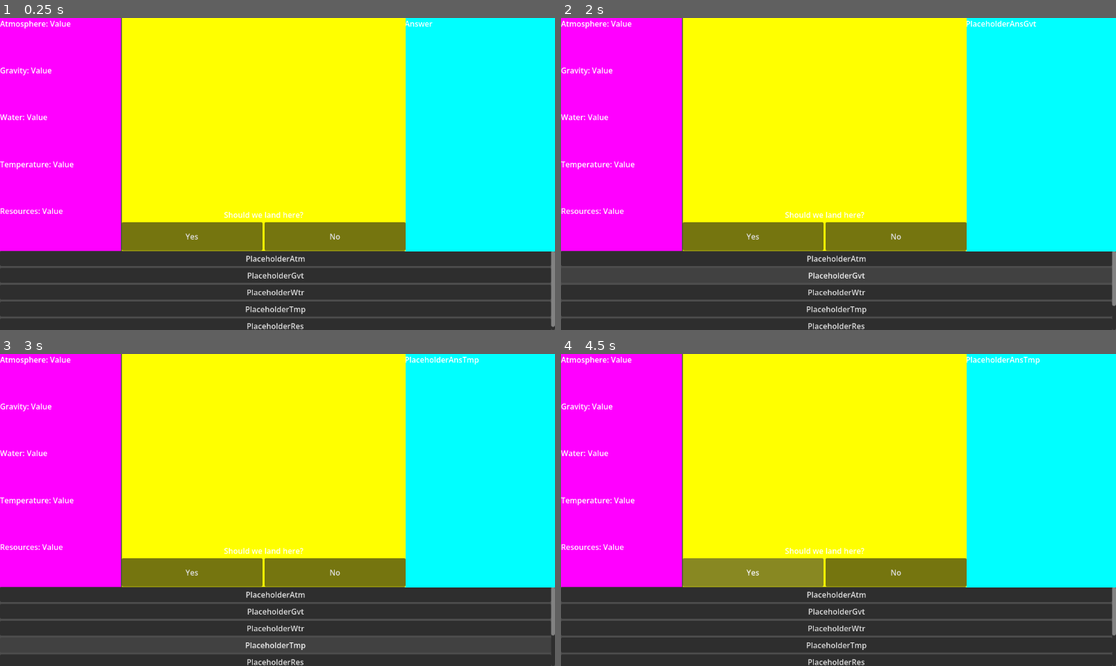
Above: before the commit, frames 1-4 (two rows, left to right).
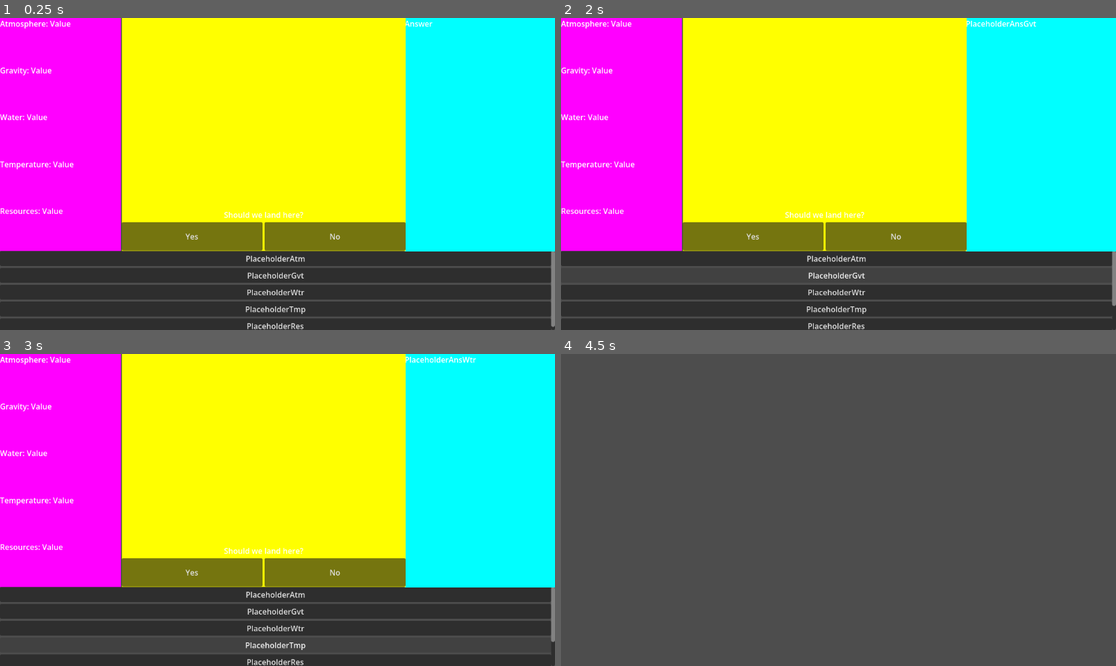
Above: after the commit, the same moments.

Repository: mattefwe/veiled-worlds
Game: Godot game, scene res://scenes/dialogue_scene.tscn
Same seed, same stepped clock (60 frames per second), same inputs: the game is played once before the commit and once after it. The project has no main scene, so this scene is started directly.
Inputs:
- Up to frame 1 (0.25 s): no input
- Up to frame 2 (2 s): click "PlaceholderAtm" at 0.5 s; click "PlaceholderGvt" at 1.25 s
- Up to frame 3 (3 s): click "PlaceholderWtr" at 2 s; click "PlaceholderTmp" at 2.75 s
- Up to frame 4 (4.5 s): click "PlaceholderRes" at 3.5 s; click "Yes" at 4.25 s

Frames 1-2 are identical in both runs. In frame 3, less than 0.1% of the frame differs, in the area x 83-100%, y 0-93%; in frame 4, 97%, in the area x 0-100%, y 0-100%.

Commit message:
fix: corrected max number of questions

Diff:
--- a/veiled-worlds-game/scenes/dialogue_scene.tscn
+++ b/veiled-worlds-game/scenes/dialogue_scene.tscn
@@ -1,7 +1,9 @@
 [gd_scene format=3 uid="uid://cw8hxaperah27"]
 
 [ext_resource type="Script" uid="uid://d0s7ptyxb3hoi" path="res://scripts/instantiate_questions.gd" id="1_3l5nu"]
-[ext_resource type="Script" uid="uid://difq4kjaniwyk" path="res://scenes/sensors.gd" id="1_cno1m"]
+[ext_resource type="Script" uid="uid://difq4kjaniwyk" path="res://scripts/sensors.gd" id="1_cno1m"]
+[ext_resource type="Script" uid="uid://ctanetr7xrldq" path="res://scripts/buttonyes.gd" id="3_qpcyj"]
+[ext_resource type="Script" uid="uid://cx6mshbxmj6l4" path="res://scripts/buttonno.gd" id="4_bhyd5"]
 
 [node name="DialogueScene" type="Control" unique_id=2049827529]
 layout_mode = 3
@@ -159,8 +161,13 @@
 layout_mode = 2
 size_flags_horizontal = 3
 text = "Yes"
+script = ExtResource("3_qpcyj")
 
 [node name="Button2" type="Button" parent="Alien/VBoxContainer/HBoxContainer" unique_id=17847163]
 layout_mode = 2
 size_flags_horizontal = 3
 text = "No"
+script = ExtResource("4_bhyd5")
+
+[connection signal="pressed" from="Alien/VBoxContainer/HBoxContainer/Button" to="Alien/VBoxContainer/HBoxContainer/Button" method="_on_pressed"]
+[connection signal="pressed" from="Alien/VBoxContainer/HBoxContainer/Button2" to="Alien/VBoxContainer/HBoxContainer/Button2" method="_on_pressed"]
--- /dev/null
+++ b/veiled-worlds-game/scenes/epilogue.tscn
@@ -0,0 +1,3 @@
+[gd_scene format=3 uid="uid://cbgftfgjj530y"]
+
+[node name="Epilogue" type="Node2D" unique_id=2039536921]
--- /dev/null
+++ b/veiled-worlds-game/scenes/travel.tscn
@@ -0,0 +1,3 @@
+[gd_scene format=3 uid="uid://bue5tjph738i5"]
+
+[node name="Travel" type="Node2D" unique_id=474497468]
--- a/veiled-worlds-game/scripts/button_pressed.gd
+++ /dev/null
@@ -1,4 +0,0 @@
-extends Button
-
-func _on_pressed():
-	print("funziona")
--- /dev/null
+++ b/veiled-worlds-game/scripts/buttonno.gd
@@ -0,0 +1,5 @@
+extends Button
+
+
+func _on_pressed():
+	get_tree().change_scene_to_file("res://scenes/travel.tscn") # Replace with function body.
--- /dev/null
+++ b/veiled-worlds-game/scripts/buttonyes.gd
@@ -0,0 +1,5 @@
+extends Button
+
+
+func _on_pressed():
+	get_tree().change_scene_to_file("res://scenes/epilogue.tscn") # Replace with function body.
--- a/veiled-worlds-game/scripts/instantiate_questions.gd
+++ b/veiled-worlds-game/scripts/instantiate_questions.gd
@@ -92,14 +92,15 @@
 
 
 func _on_pressed(answer):
-	if not num_ans > max_ans:
+	if not num_ans == max_ans:
 		#print(answer)
+		print(num_ans)
 		num_ans = num_ans + 1
 		%AnsLabel.text = answer
 		update()
 
 func _check(index):
-	if not num_ans > max_ans:
+	if not num_ans == max_ans:
 		if index == 0:
 			AtmAnswered = true
 
Not shown, removed: veiled-worlds-game/scripts/button_pressed.gd.uid
Not shown, added: veiled-worlds-game/scripts/buttonno.gd.uid
Not shown, added: veiled-worlds-game/scripts/buttonyes.gd.uid
Renamed: veiled-worlds-game/scenes/sensors.gd -> veiled-worlds-game/scripts/sensors.gd
Renamed: veiled-worlds-game/scenes/sensors.gd.uid -> veiled-worlds-game/scripts/sensors.gd.uid
